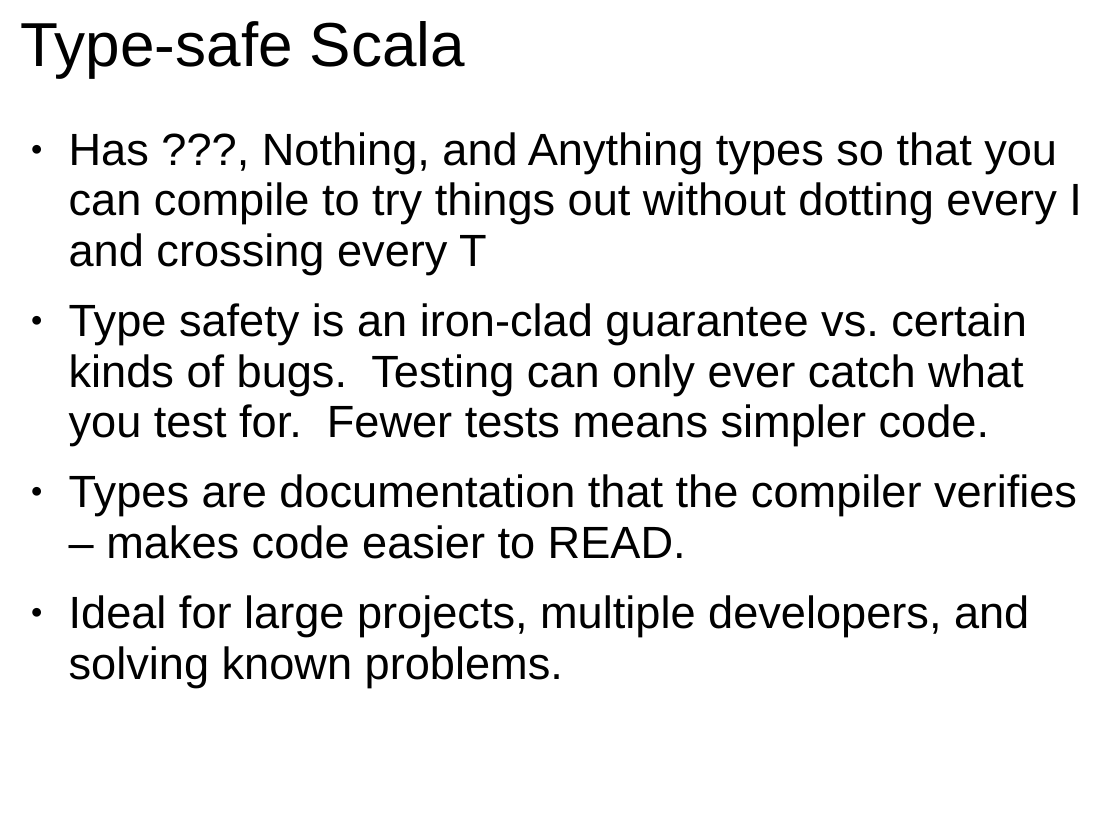
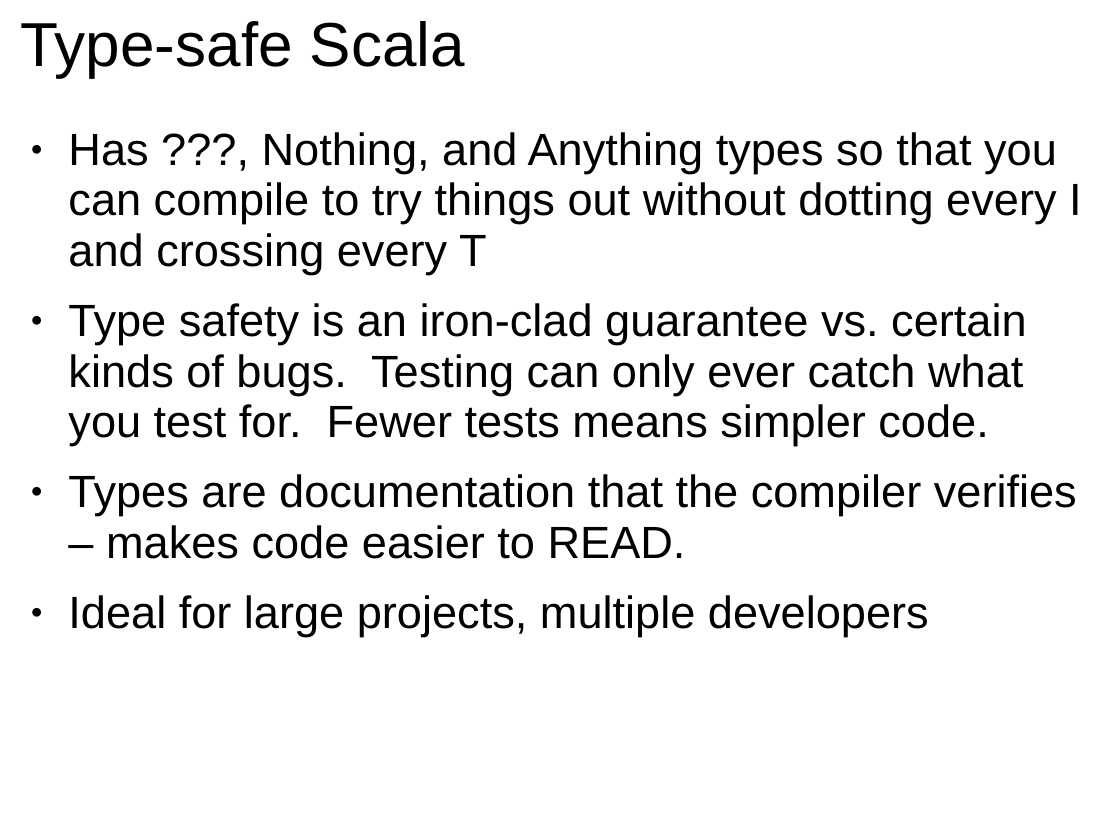
Before and after one commit to GlenKPeterson/refactJavaScalaCloj, a slide deck: slide 19 of refactJavaScalaCloj.ppt. Drawn at 1120x840 pixels with LibreOffice and Linux fonts; fonts in the diff are those of the drawing. Boxes give left, top, right and bottom in pixels: in the first picture for what was removed or moved away, otherwise in the second. Text is boxed around its words. In the diff, an @@ line names an element or a change of style, - is before the commit and + after.

Commit message:
Tweaked presentation more.

```diff
--- a/refactJavaScalaCloj.ppt
+++ b/refactJavaScalaCloj.ppt
@@ text at [68, 595, 929, 637]: text changed @@
-● Ideal for large projects, multiple developers, and solving known problems.
+● Ideal for large projects, multiple developers
```
Also in this commit, not shown: 11 other slides changed.
